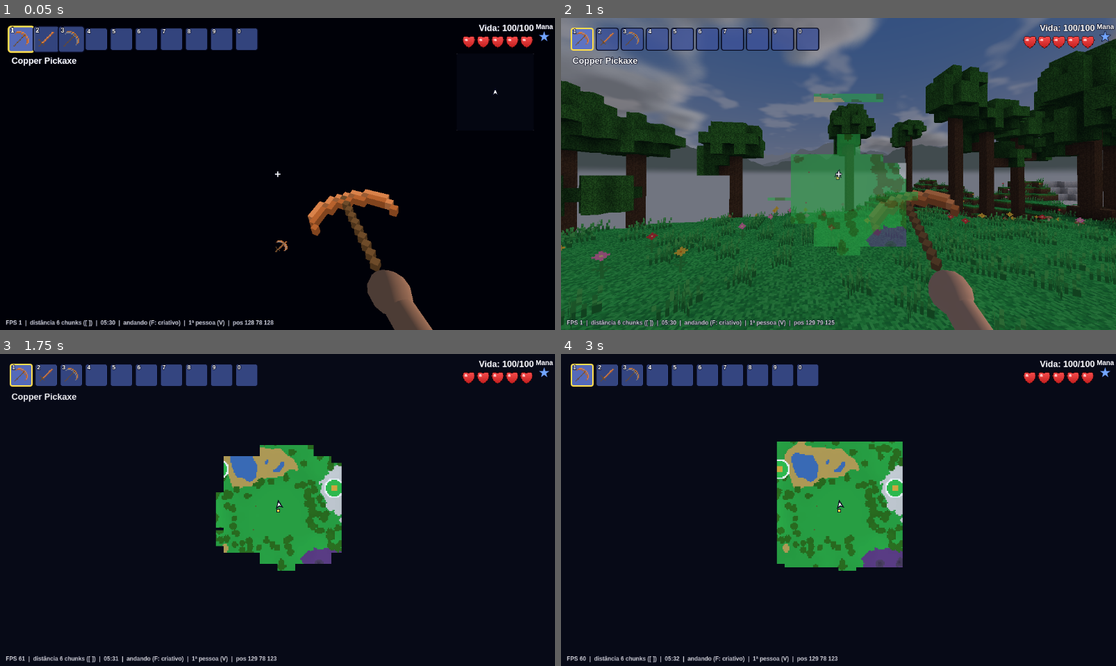
Above: before the commit, frames 1-4 (two rows, left to right).
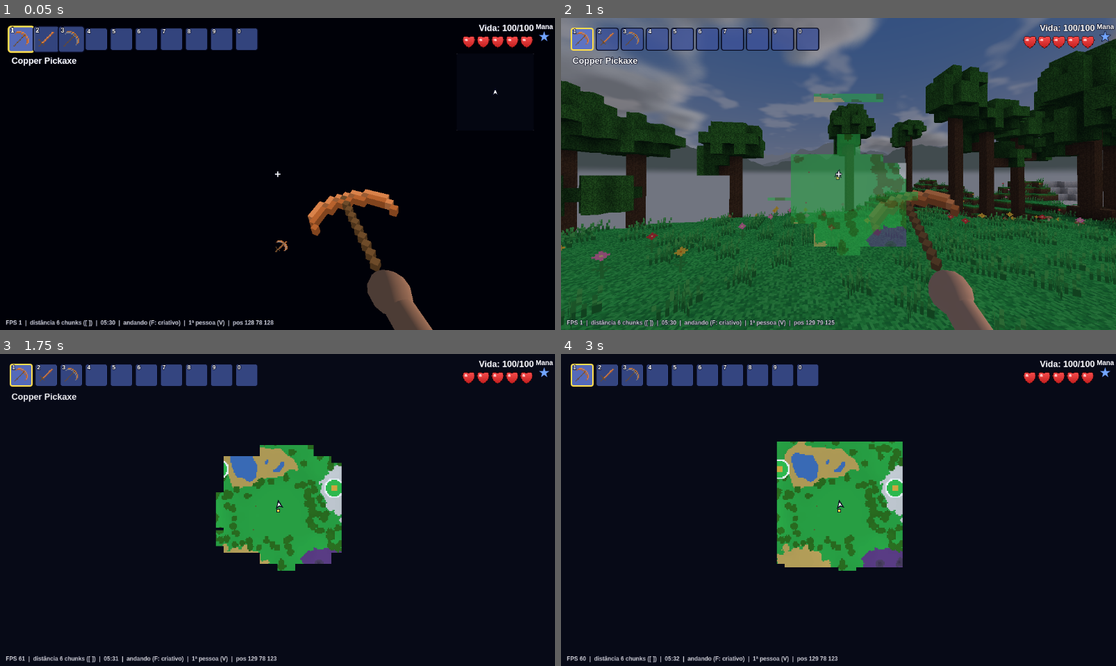
Above: after the commit, the same moments.

Repository: dameness/3draria
Game: Godot game, scene res://game.tscn
The game is run twice, just before and just after one commit, with the same random seed, the same clock (stepped at 60 frames per second) and the same inputs. This scene is started directly instead of the project's main scene.
Inputs (mouse positions are in pixels of both pictures, inside the frame that each line leads up to):
- Up to frame 1 (0.05 s): no input
- Up to frame 2 (1 s): tap Enter at 0.5 s; move the mouse to (866, 174) at 0.52 s; hold W from 0.53 s (still down); tap Tab at 0.6 s; click (866, 174) at 0.67 s; tap Space at 0.77 s
- Up to frame 3 (1.75 s): keep holding W; tap Space at 1.07, 1.52 s; move the mouse to (249, 510) at 1.27 s; tap M at 1.35 s
- Up to frame 4 (3 s): keep holding W; tap Space at 1.82, 2.75 s; move the mouse to (849, 503) at 2.02 s; tap 0 at 2.1 s; move the mouse to (832, 516) at 2.77 s; tap 9 at 2.85 s; click (832, 516) at 2.92 s

Frame 1 is identical in both runs. In frame 2, less than 0.1% of the frame differs, in the area x 41-48%, y 65-74%; in frame 3, 0.1%; in frame 4, 0.5%, in the area x 38-49%, y 61-69%.

Commit message:
Bioma de deserto: areia, areia endurecida e arenito; Vulture e Antlion Charger
Co-Authored-By: Claude Sonnet 5.5 <noreply@anthropic.com>
Claude-Session: https://claude.ai/code/session_01NTCfVcnf71rCtXuaGHfMzM

Diff:
--- a/data/base/blocks.json
+++ b/data/base/blocks.json
@@ -69,5 +69,7 @@
 	{"name": "door", "mine": 3, "icon": "door_item", "tiles": {"all": "door"}},
 	{"name": "door_open", "mine": 3, "solid": false, "shape": "door", "item": false, "drop": "door", "tiles": {"all": "door"}},
 	{"name": "snow_block", "mine": 2, "icon": "snow_block_item", "tiles": {"all": "snow_block"}},
-	{"name": "ice_block", "icon": "ice_block_item", "tiles": {"all": "ice_block"}}
+	{"name": "ice_block", "icon": "ice_block_item", "tiles": {"all": "ice_block"}},
+	{"name": "hardened_sand", "mine": 2, "icon": "hardened_sand_item", "tiles": {"all": "hardened_sand"}},
+	{"name": "sandstone", "icon": "sandstone_item", "tiles": {"all": "sandstone"}}
 ]
--- a/data/base/enemies.json
+++ b/data/base/enemies.json
@@ -55,5 +55,7 @@
 	{"name": "ice_bat", "ai": "fly", "life": 30, "damage": 18, "defense": 6, "speed": 6.5, "size": [0.7, 0.45], "color": "#8ac8f0", "spawn": "any", "biome": "ice", "drops": [{"item": "copper_coin", "min": 150, "max": 350, "chance": 1.0}], "sprite": "ice_bat", "kb_resist": 0.2, "blood": "#8ac8f0"},
 	{"name": "undead_viking", "ai": "walk", "life": 70, "damage": 24, "defense": 10, "speed": 2.2, "size": [0.6, 1.8], "co …(300 unchanged characters)…
 	{"name": "spiked_ice_slime", "ai": "hop", "life": 60, "damage": 12, "defense": 8, "speed": 3, "size": [1.0, 0.8], "col …(223 unchanged characters)…
-	{"name": "snow_flinx", "ai": "hop", "life": 70, "damage": 26, "defense": 12, "speed": 3.5, "size": [0.8, 0.7], "color": "#e8f0f8", "spawn": "any", "biome": "ice", "drops": [{"item": "copper_coin", "min": 120, "max": 280, "chance": 1.0}], "sprite": "snow_flinx", "kb_resist": -0.1}
+	{"name": "snow_flinx", "ai": "hop", "life": 70, "damage": 26, "defense": 12, "speed": 3.5, "size": [0.8, 0.7], "color": "#e8f0f8", "spawn": "any", "biome": "ice", "drops": [{"item": "copper_coin", "min": 120, "max": 280, "chance": 1.0}], "sprite": "snow_flinx", "kb_resist": -0.1},
+	{"name": "vulture", "ai": "fly", "life": 40, "damage": 15, "defense": 4, "speed": 5.5, "size": [0.9, 0.7], "color": "#8a6a4a", "spawn": "day", "biome": "desert", "kb_resist": 0.2, "blood": "#a01818", "drops": [{"item": "copper_coin", "min": 36, "max": 84, "chance": 1.0}], "sprite": "vulture"},
+	{"name": "antlion_charger", "ai": "walk", "life": 80, "damage": 25, "defense": 10, "speed": 3.2, "size": [0.9, 0.8], "color": "#a88a4a", "spawn": "any", "biome": "desert_cave", "kb_resist": 0.5, "blood": "#a88a4a", "drops": [{"item": "copper_coin", "min": 48, "max": 112, "chance": 1.0}], "sprite": "antlion_charger"}
 ]
--- a/data/base/textures.json
+++ b/data/base/textures.json
@@ -323,5 +323,11 @@
 	"undead_viking": {"wiki": "Undead_Viking"},
 	"spiked_ice_slime": {"wiki": "Spiked_Ice_Slime"},
 	"snow_flinx": {"wiki": "Snow_Flinx"},
+	"hardened_sand": {"wiki": "Hardened_Sand_Block_(placed)", "crop": [16, 16], "pattern": "noise", "colors": ["#b89a58", "#a88a4a", "#c8aa68", "#987a3a"]},
+	"sandstone": {"wiki": "Sandstone_Block_(placed)", "crop": [16, 16], "pattern": "noise", "colors": ["#a89060", "#98804f", "#b8a070", "#886f40"]},
+	"hardened_sand_item": {"wiki": "Hardened_Sand_Block"},
+	"sandstone_item": {"wiki": "Sandstone_Block"},
+	"vulture": {"wiki": "Vulture"},
+	"antlion_charger": {"wiki": "Antlion_Charger"},
 	"logo": {"wiki": "Terraria_Steam_Library_logo"}
 }
--- a/scripts/entities.gd
+++ b/scripts/entities.gd
@@ -195,6 +195,8 @@
 		return world.gen.evil
 	if world.hardmode and world.gen.hallow_weight(x, z) >= 0.5:
 		return "hallow"
+	if world.gen.desert_weight(x, z) >= 0.5 and world.gen.snow_weight(x, z) < 0.5:
+		return "desert_cave" if pos.y < world.surface_y(x, z, true) - 8.0 else "desert"
 	if world.gen.snow_weight(x, z) >= 0.5:   # neve na superfície, gelo debaixo dela
 		return "ice" if pos.y < world.surface_y(x, z, true) - 8.0 else "snow"
 	if pos.y < world.surface_y(x, z, true) - 8.0:
@@ -223,14 +225,14 @@
 		return
 	var when := "night" if night else "day"
 	var biome := biome_at(player.position)
-	var options := defs.filter(func(d): return (d.spawn == when or d.spawn == "any") and (_in_biome(d.biome, biome) if d.has("biome") else not biome in ["dungeon", "underworld", "underground", "cavern", "meteorite", "snow", "ice"]) \
+	var options := defs.filter(func(d): return (d.spawn == when or d.spawn == "any") and (_in_biome(d.biome, biome) if d.has("biome") else not biome in ["dungeon", "underworld", "underground", "cavern", "meteorite", "snow", "ice", "desert_cave"]) \
 			and (world.hardmode or not d.get("hardmode", false)))
 	if options.is_empty():
 		return
 	var d: Dictionary = options[rng.randi() % options.size()]
 	if rng.randf() > d.get("rare", 1.0):   # raro: só nasce em parte das vezes que é sorteado
 		return
-	if biome in ["dungeon", "underworld", "underground", "cavern", "ice"]:   # sem superfície: numa sala/caverna perto do jogador (voadores em qualquer ar, os outros com chão)
+	if biome in ["dungeon", "underworld", "underground", "cavern", "ice", "desert_cave"]:   # sem superfície: numa sala/caverna perto do jogador (voadores em qualquer ar, os outros com chão)
 		for attempt in 12:
 			var p := Vector3i(floori(player.position.x) + rng.randi_range(-14, 14), floori(player.position.y) + rng.randi_range(-2, 4), floori(player.position.z) + rng.randi_range(-14, 14))
 			if world.get_block(p.x, p.y, p.z) == 0 and world.get_block(p.x, p.y + 1, p.z) == 0 and (d.ai == "fly" or Blocks.solid[world.get_block(p.x, p.y - 1, p.z)]) \
--- a/scripts/world_gen.gd
+++ b/scripts/world_gen.gd
@@ -76,7 +76,10 @@
 var hm_ores: Array = []           # ores.json com "hardmode": true (um por grupo, escolhido pela seed)
 var hallow_center := Vector2.ZERO
 var snow_center := Vector2.ZERO    # bioma de neve (wiki Snow biome): longe do mal, do Hallow e do dungeon
+var desert_center := Vector2.ZERO  # bioma de deserto (wiki Desert): o 4º disco, longe dos outros
 var SNOW: int
+var HSAND: int
+var SANDSTONE: int
 var ICE: int
 var HALLOW_GRASS: int
 var PEARLSTONE: int
@@ -145,6 +148,8 @@
 	PEARLSTONE = Blocks.ids.pearlstone
 	hallow_center = CENTER + Vector2(0, -72.0 if evil_center.y > CENTER.y else 72.0)   # entre o mal e o dungeon, nunca em cima de um
 	SNOW = Blocks.ids.snow_block
+	HSAND = Blocks.ids.hardened_sand
+	SANDSTONE = Blocks.ids.sandstone
 	ICE = Blocks.ids.ice_block
 	BRICK = Blocks.ids.dungeon_brick
 	TORCH = Blocks.ids.torch
@@ -160,6 +165,13 @@
 		if m > far:
 			far = m
 			snow_center = c
+	far = -1.0   # o deserto, no melhor ponto que sobra
+	for k in 24:
+		var c := CENTER + Vector2.from_angle(TAU * k / 24.0) * 70.0
+		var m := minf(minf(minf(c.distance_to(evil_center), c.distance_to(hallow_center)), c.distance_to(Vector2(ex, ez))), c.distance_to(snow_center))
+		if m > far:
+			far = m
+			desert_center = c
 	# Minérios com "group" são alternativos (cobre/estanho...): a seed escolhe um de cada grupo, como no Terraria.
 	var groups := {}
 	for o in Blocks.read(dir + "/ores.json"):
@@ -255,6 +267,7 @@
 	rng.seed = hash([seed, cx, cz])
 	_evil(d, hs, W, cx, cz)
 	_snow(d, hs, W, cx, cz)
+	_desert(d, hs, W, cx, cz)
 	_dungeon(d, cx, cz)
 	_ores(d, rng)
 	_trees(d, hs, W, cx, cz)
@@ -342,10 +355,40 @@
 
 
 func snow_weight(wx: int, wz: int) -> float:
-	var dist := Vector2(wx, wz).distance_to(snow_center)
+	return _disc(wx, wz, snow_center, 900)
+
+
+func desert_weight(wx: int, wz: int) -> float:
+	return _disc(wx, wz, desert_center, 1300)
+
+
+# Peso 0-1 de um bioma em disco (raio SNOW_RADIUS, borda irregular pelo ruído): 1 dentro, 0 fora.
+func _disc(wx: int, wz: int, center: Vector2, salt: int) -> float:
+	var dist := Vector2(wx, wz).distance_to(center)
 	if dist > SNOW_RADIUS + 8.0:
 		return 0.0
-	return clampf((SNOW_RADIUS - dist + rock_noise.get_noise_2d(wx + 900, wz) * 8.0) / 4.0, 0.0, 1.0)
+	return clampf((SNOW_RADIUS - dist + rock_noise.get_noise_2d(wx + salt, wz) * 8.0) / 4.0, 0.0, 1.0)
+
+
+# Deserto (wiki Desert): areia na superfície (6 blocos), areia endurecida no resto da terra e arenito em manchas na pedra. Sem grama, árvores nem plantas.
+func _desert(d: PackedByteArray, hs: PackedInt32Array, W: int, cx: int, cz: int) -> void:
+	var ox := cx * CHUNK
+	var oz := cz * CHUNK
+	if Vector2(ox + CHUNK / 2.0, oz + CHUNK / 2.0).distance_to(desert_center) > SNOW_RADIUS + 8.0 + CHUNK:
+		return
+	var layer := CHUNK * CHUNK
+	for z in CHUNK:
+		for x in CHUNK:
+			if desert_weight(ox + x, oz + z) < 0.5 or evil_weight(ox + x, oz + z) >= 0.5 or snow_weight(ox + x, oz + z) >= 0.5:
+				continue
+			var i := x + z * CHUNK
+			var h := hs[(x + MARGIN) + (z + MARGIN) * W]
+			for y in range(UNDERWORLD_TOP + 8, h + 1):
+				var b := d[i + y * layer]
+				if b == GRASS or b == DIRT or b == SAND:
+					d[i + y * layer] = SAND if h - y <= 6 else HSAND
+				elif b == STONE and rock_noise.get_noise_3d(ox + x + 300, y, oz + z) > -0.1:
+					d[i + y * layer] = SANDSTONE
 
 
 # Neve (wiki Snow biome): neve no lugar da grama e da terra, gelo em manchas na pedra (do submundo para cima). Sem grama, sem árvores nem plantas.
@@ -591,7 +634,7 @@
 			var wz := gz * TREE_CELL + (h >> 16) % TREE_CELL
 			var ix := wx - ox + MARGIN
 			var iz := wz - oz + MARGIN
-			if ix < 1 or iz < 1 or ix > W - 2 or iz > W - 2 or Vector2(wx, wz).distance_to(CENTER) < 26.0 or evil_weight(wx, wz) >= 0.5 or snow_weight(wx, wz) >= 0.5:
+			if ix < 1 or iz < 1 or ix > W - 2 or iz > W - 2 or Vector2(wx, wz).distance_to(CENTER) < 26.0 or evil_weight(wx, wz) >= 0.5 or snow_weight(wx, wz) >= 0.5 or desert_weight(wx, wz) >= 0.5:
 				continue
 			var forest := clampf(0.3 + forest_noise.get_noise_2d(wx, wz) * 1.0, 0.0, 0.75)   # matas e clareiras
 			var by := hs[ix + iz * W]
--- a/tests/run.gd
+++ b/tests/run.gd
@@ -4277,6 +4277,28 @@
 	check(nent.biome_at(np.position) == "ice" and nent.defs.any(func(d): return d.name == "undead_viking" and d.biome == "ice"), "debaixo da neve é o bioma de gelo (Undead Viking, Ice Bat)")
 	free_player(np)
 	nw.free()
+	# --- deserto (wiki Desert)
+	for sd in [1, 2, 3]:
+		var dw := dungeon_world(sd)
+		var dg: WorldGen = dw.gen
+		var dc2 := Vector2i(dg.desert_center) / 16
+		var dd := dg.generate(dc2.x, dc2.y)
+		check(dd.count(Blocks.ids.hardened_sand) > 40 and dd.count(Blocks.ids.sandstone) > 10, "seed %d: o chunk do deserto tem areia endurecida (%d) e arenito (%d)" % [sd, dd.count(Blocks.ids.hardened_sand), dd.count(Blocks.ids.sandstone)])
+		check(dg.desert_center.distance_to(dg.snow_center) > 30.0 and dg.desert_center.distance_to(dg.evil_center) > 30.0 and dg.desert_center.distance_to(dg.hallow_center) > 30.0, "seed %d: o deserto fica longe dos outros biomas" % sd)
+		dw.free()
+	var dw2 := dungeon_world(1)
+	var dp2 := make_player(dw2)
+	var dent: Node3D = dp2.entities
+	var dx := int(dw2.gen.desert_center.x)
+	var dz := int(dw2.gen.desert_center.y)
+	dp2.position = Vector3(dx + 0.5, dw2.surface_y(dx, dz, true) + 1.0, dz + 0.5)
+	dp2.clock.time = 100.0
+	dent.rng.seed = 6
+	check(dent.biome_at(dp2.position) == "desert" and dent.defs.any(func(d): return d.name == "vulture" and d.biome == "desert") and dent.defs.any(func(d): return d.name == "antlion_charger" and d.biome == "desert_cave"), "biomas: deserto na superfície e desert_cave debaixo (Vulture, Antlion Charger)")
+	dp2.position.y -= 20.0
+	check(dent.biome_at(dp2.position) == "desert_cave", "debaixo do deserto é a caverna do deserto")
+	free_player(dp2)
+	dw2.free()
 	# --- conjurador (wiki Caster AI): teleporta aos 2,5 s, solta 3 esferas com 1,67 s entre elas; golpe cancela
 	var cw := floor_world()
 	var cp := make_player(cw)
--- a/tests/screenshot.gd
+++ b/tests/screenshot.gd
@@ -43,6 +43,7 @@
 	{"name": "gancho", "look": Vector2(0.9, 0.25), "hook": true, "third": true, "creative": false},
 	{"name": "muro", "look": Vector2(0, 0.0), "boss": "wall_of_flesh", "hell": true, "creative": true, "time": 300.0},
 	{"name": "neve", "snow": true, "up": 30.0, "look": Vector2(0.4, -1.1), "creative": true},
+	{"name": "deserto", "desert": true, "up": 30.0, "look": Vector2(0.4, -1.1), "creative": true},
 	{"name": "hallow", "hardmode": true, "up": 14.0, "look": Vector2(0.4, -0.45), "creative": true, "hallow": true},
 	{"name": "inimigos", "look": Vector2(0, -0.1), "enemies": ["green_slime", "zombie", "demon_eye"], "numbers": true},
 	{"name": "inimigos_voadores", "look": Vector2(0, -0.1), "enemies": ["eater_of_souls", "crimera", "voodoo_demon", "hellbat", "pixie", "unicorn"]},
@@ -277,6 +278,9 @@
 	if s.get("snow", false):
 		var sc := Vector2i(world.gen.snow_center)
 		player.position = Vector3(sc.x + 0.5, world.surface_y(sc.x, sc.y) + s.get("up", 0.0), sc.y + 0.5)
+	if s.get("desert", false):
+		var dc := Vector2i(world.gen.desert_center)
+		player.position = Vector3(dc.x + 0.5, world.surface_y(dc.x, dc.y) + s.get("up", 0.0), dc.y + 0.5)
 	if s.has("dungeon"):
 		var g: WorldGen = world.gen
 		var e := g.dungeon_entrance
Not shown, changed: data/CLAUDE.md
Not shown, changed: docs/BACKLOG.md
